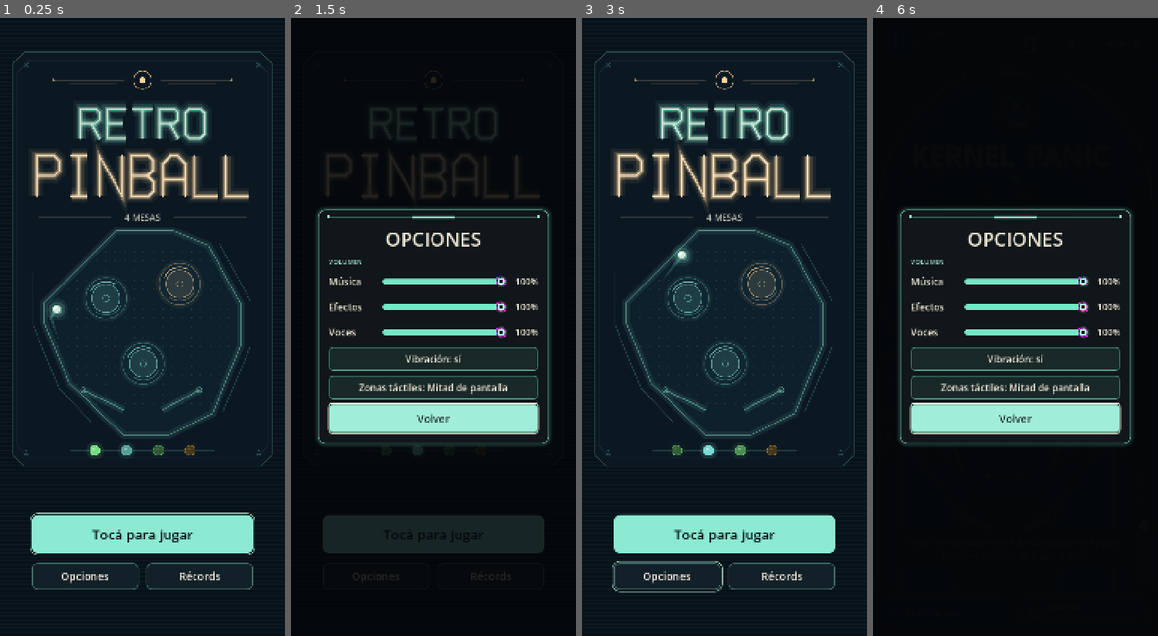
Above: before the commit, frames 1-4 (left to right).
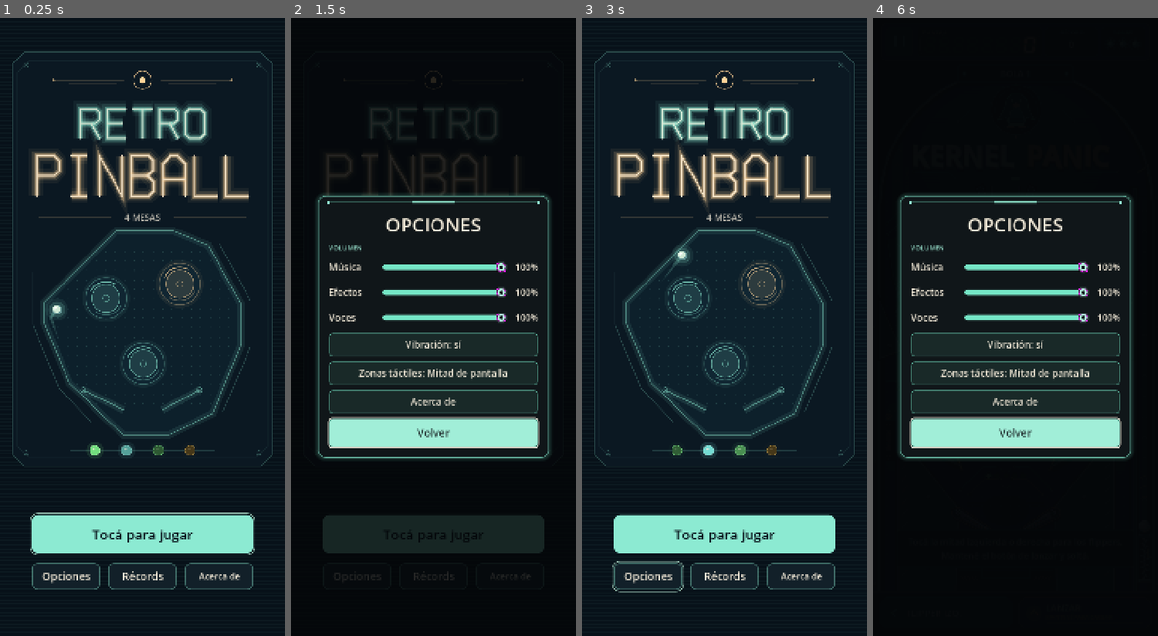
Above: after the commit, the same moments.

Repository: pasaporteN25/RetroPainball
Game: Godot game, scene res://scenes/title.tscn
The game is run twice, just before and just after one commit, with the same random seed, the same clock (stepped at 60 frames per second) and the same inputs.
Inputs (mouse positions are in pixels of both pictures, inside the frame that each line leads up to):
- Up to frame 1 (0.25 s): no input
- Up to frame 2 (1.5 s): click "Opciones" at 0.5 s; click "Récords" at 1.25 s
- Up to frame 3 (3 s): click (801, 574) at 2 s, where only the run after the commit has a clickable "Acerca de"; click "Volver" at 2.75 s
- Up to frame 4 (6 s): click "Tocá para jugar" at 3.5 s; click "Kernel Panic" at 4.25 s; click (898, 42) at 5 s; click "Opciones" at 5.75 s

The runs differ from the first frame. In frame 1, 0.7% of the frame differs, in the area x 14-85%, y 88-93%; in frame 2, 13%, in the area x 8-92%, y 28-91%; in frame 3, 0.8%; in frame 4, 12%.

Commit message:
Agregar pantalla Acerca de (F6)
Pantalla nueva (scenes/about.tscn, scripts/ui/about_screen.gd) que se abre
desde Opciones y desde el título: versión leída de application/config/version,
"Hecho por", botones de código fuente, issues y política de privacidad,
créditos desde resources/credits.json y avisos de Godot (licencia y copyright
de las bibliotecas). Atrás de Android/Esc la cierra sin salir de la pantalla
de origen. tools/release.ps1 mantiene config/version igual a version/name.
Nombre y licencia del código quedan como decisión pendiente (PLAN_BETA #2 y #3).

Co-Authored-By: Claude Sonnet 5.5 <noreply@anthropic.com>

Diff:
--- a/project.godot
+++ b/project.godot
@@ -11,6 +11,7 @@
 [application]
 
 config/name="Retro Pinball"
+config/version="0.9.0"
 config/description="Pinball para Android con mesas temáticas."
 run/main_scene="res://scenes/title.tscn"
 config/quit_on_go_back=false
--- /dev/null
+++ b/scenes/about.tscn
@@ -0,0 +1,6 @@
+[gd_scene format=3]
+
+[ext_resource type="Script" path="res://scripts/ui/about_screen.gd" id="1_about"]
+
+[node name="About" type="CanvasLayer"]
+script = ExtResource("1_about")
--- /dev/null
+++ b/scripts/ui/about_screen.gd
@@ -0,0 +1,284 @@
+extends CanvasLayer
+## Pantalla "Acerca de" (F6): versión, autoría, enlaces, créditos y avisos de Godot.
+## Se abre encima de Opciones o del título; cierra con Volver, Esc o el atrás de Android.
+
+signal closed
+
+const BackNav := preload("res://scripts/util/back_nav.gd")
+const Arcade := preload("res://scripts/ui/arcade_style.gd")
+const Screen := preload("res://scripts/util/screen.gd")
+const CREDITS_PATH := "res://resources/credits.json"
+const GAME_NAME := "Retro Pinball"
+# DECISIÓN PENDIENTE (PLAN_BETA #2): cómo aparece el nombre en "Hecho por" y si va un contacto (sin mail).
+const AUTHOR_NAME := "Lucas"
+# DECISIÓN PENDIENTE (PLAN_BETA #3): licencia del código (MIT, GPL-3.0 o reservada).
+# TODO: cuando Lucas decida, crear LICENSE y mostrar la licencia acá. Hoy no se muestra ninguna.
+const SOURCE_URL := "https://github.com/pasaporteN25/RetroPainball"
+const ISSUES_URL := SOURCE_URL + "/issues"
+const PRIVACY_URL := SOURCE_URL + "/blob/master/docs/PRIVACY.md"
+const KIND_HEADINGS := {"art": "ARTE", "font": "TIPOGRAFÍAS", "music": "MÚSICA"}
+
+## Reemplazable en los tests para no abrir el navegador de verdad.
+var open_url: Callable = func(url: String) -> void: OS.shell_open(url)
+
+var _shade: ColorRect
+var _panel: PanelContainer
+var _palette: TableTheme
+var _title: Label
+var _scroll: ScrollContainer
+var _version_label: Label
+var _author_label: Label
+var _credits_box: VBoxContainer
+var _notices_box: VBoxContainer
+var _notices_toggle: Button
+var _back: Button
+var _buttons: Array[Button] = []
+var _labels: Array[Label] = []
+var _headings: Array[Label] = []
+var _notices_built := false
+
+
+func _ready() -> void:
+	layer = 22
+	_shade = ColorRect.new()
+	add_child(_shade)
+	_shade.set_anchors_and_offsets_preset(Control.PRESET_FULL_RECT)
+	var center := CenterContainer.new()
+	_shade.add_child(center)
+	center.set_anchors_and_offsets_preset(Control.PRESET_FULL_RECT)
+	Arcade.center_in_safe_area(center)
+	_panel = PanelContainer.new()
+	_panel.custom_minimum_size.x = 584
+	center.add_child(_panel)
+	get_viewport().size_changed.connect(_fit)
+	_panel.draw.connect(func() -> void: Arcade.draw_trim(_panel, _palette.menu_accent))
+	var column := VBoxContainer.new()
+	column.add_theme_constant_override("separation", 12)
+	_panel.add_child(column)
+	_title = _label(column, GAME_NAME.to_upper(), 40, HORIZONTAL_ALIGNMENT_CENTER)
+	_version_label = _label(column, "", 22, HORIZONTAL_ALIGNMENT_CENTER)
+	_version_label.name = "Version"
+	_scroll = ScrollContainer.new()
+	_scroll.horizontal_scroll_mode = ScrollContainer.SCROLL_MODE_DISABLED
+	_scroll.size_flags_vertical = Control.SIZE_EXPAND_FILL
+	column.add_child(_scroll)
+	var body := VBoxContainer.new()
+	body.add_theme_constant_override("separation", 10)
+	body.size_flags_horizontal = Control.SIZE_EXPAND_FILL
+	_scroll.add_child(body)
+	_heading(body, "HECHO POR")
+	_author_label = _label(body, AUTHOR_NAME, 26)
+	_author_label.name = "Author"
+	_heading(body, "ENLACES")
+	_link_button(body, "Código fuente", SOURCE_URL)
+	_link_button(body, "Reportar un problema", ISSUES_URL)
+	_link_button(body, "Política de privacidad", PRIVACY_URL)
+	_heading(body, "CRÉDITOS")
+	_credits_box = VBoxContainer.new()
+	_credits_box.name = "Credits"
+	_credits_box.add_theme_constant_override("separation", 4)
+	body.add_child(_credits_box)
+	_build_credits()
+	_heading(body, "HECHO CON GODOT ENGINE")
+	_notices_toggle = Button.new()
+	_notices_toggle.name = "GodotNotices"
+	_notices_toggle.custom_minimum_size = Vector2(0, 60)
+	_notices_toggle.add_theme_font_size_override("font_size", 22)
+	_notices_toggle.pressed.connect(_toggle_notices)
+	body.add_child(_notices_toggle)
+	_buttons.append(_notices_toggle)
+	_notices_box = VBoxContainer.new()
+	_notices_box.name = "GodotNoticesBox"
+	_notices_box.add_theme_constant_override("separation", 6)
+	_notices_box.hide()
+	body.add_child(_notices_box)
+	_back = Button.new()
+	_back.name = "Volver"
+	_back.text = "Volver"
+	_back.custom_minimum_size = Vector2(0, 72)
+	_back.add_theme_font_size_override("font_size", 27)
+	_back.pressed.connect(close)
+	column.add_child(_back)
+	_buttons.append(_back)
+	_wire_focus()
+	_apply_theme()
+	_refresh_notices_text()
+	_shade.hide()
+
+
+## Versión legible (la de application/config/version).
+static func version_text() -> String:
+	var version := str(ProjectSettings.get_setting("application/config/version", ""))
+	return version if not version.is_empty() else "sin versión"
+
+
+## Entradas de credits.json agrupadas por tipo.
+static func load_credits() -> Dictionary:
+	var grouped := {}
+	var file := FileAccess.open(CREDITS_PATH, FileAccess.READ)
+	if file == null:
+		return grouped
+	var parsed: Variant = JSON.parse_string(file.get_as_text())
+	if not parsed is Dictionary or not (parsed as Dictionary).get("entries") is Array:
+		return grouped
+	for entry: Variant in parsed["entries"]:
+		if entry is Dictionary:
+			var kind := str(entry.get("kind", ""))
+			if not grouped.has(kind):
+				grouped[kind] = []
+			grouped[kind].append(entry)
+	return grouped
+
+
+func is_open() -> bool:
+	return _shade.visible
+
+
+func open() -> void:
+	_apply_theme()
+	_fit()
+	_shade.show()
+	_scroll.scroll_vertical = 0
+	_back.grab_focus()
+
+
+func close() -> void:
+	if not _shade.visible:
+		return
+	_shade.hide()
+	closed.emit()
+
+
+func _unhandled_input(event: InputEvent) -> void:
+	if _shade.visible and BackNav.is_back_event(event):
+		get_viewport().set_input_as_handled()
+		go_back()
+
+
+func _notification(what: int) -> void:
+	if what == NOTIFICATION_WM_GO_BACK_REQUEST:
+		go_back()
+
+
+## Atrás: cierra Acerca de y vuelve a la pantalla anterior.
+func go_back() -> void:
+	if _shade.visible and BackNav.claim():
+		close()
+
+
+## Abre una URL con el navegador del sistema (en los tests se reemplaza `open_url`).
+func open_link(url: String) -> void:
+	open_url.call(url)
+
+
+func _fit() -> void:
+	if _panel == null:
+		return
+	Arcade.center_in_safe_area(_panel.get_parent())
+	var insets := Screen.safe_insets(get_viewport())
+	var available: float = get_viewport().get_visible_rect().size.y - insets.top - insets.bottom
+	_panel.custom_minimum_size.y = maxf(320.0, available - 24.0)
+
+
+func _label(parent: Control, text: String, font_size: int, align := HORIZONTAL_ALIGNMENT_LEFT) -> Label:
+	var label := Label.new()
+	label.text = text
+	label.horizontal_alignment = align
+	label.autowrap_mode = TextServer.AUTOWRAP_WORD_SMART
+	label.add_theme_font_size_override("font_size", font_size)
+	parent.add_child(label)
+	_labels.append(label)
+	return label
+
+
+func _heading(parent: Control, text: String, font_size := 17) -> void:
+	var label := _label(parent, text, font_size)
+	_labels.erase(label)
+	_headings.append(label)
+
+
+func _link_button(parent: Control, caption: String, url: String) -> void:
+	var button := Button.new()
+	button.name = caption.replace(" ", "")
+	button.text = caption
+	button.custom_minimum_size = Vector2(0, 60)
+	button.add_theme_font_size_override("font_size", 24)
+	button.pressed.connect(open_link.bind(url))
+	parent.add_child(button)
+	_buttons.append(button)
+
+
+func _build_credits() -> void:
+	var grouped := load_credits()
+	if grouped.is_empty():
+		_label(_credits_box, "No se pudo leer la lista de créditos.", 20)
+		return
+	var kinds: Array = KIND_HEADINGS.keys().filter(func(k: String) -> bool: return grouped.has(k))
+	for kind: String in grouped:
+		if not kinds.has(kind):
+			kinds.append(kind)
+	for kind: String in kinds:
+		_heading(_credits_box, KIND_HEADINGS.get(kind, kind.to_upper()), 18)
+		for entry: Dictionary in grouped[kind]:
+			var line := "%s — %s (%s)" % [entry.get("title", "?"), entry.get("author", "?"), entry.get("license", "?")]
+			_label(_credits_box, line, 19)
+
+
+func _toggle_notices() -> void:
+	_notices_box.visible = not _notices_box.visible
+	_refresh_notices_text()
+	if _notices_box.visible:
+		_build_notices()
+
+
+func _refresh_notices_text() -> void:
+	_notices_toggle.text = "Ocultar avisos de Godot" if _notices_box.visible else "Ver avisos de Godot"
+
+
+## Aviso MIT de Godot y copyright de las bibliotecas que trae (lo exige su licencia).
+func _build_notices() -> void:
+	if _notices_built:
+		return
+	_notices_built = true
+	_label(_notices_box, "Hecho con Godot Engine " + str(Engine.get_version_info().get("string", "")), 19)
+	_label(_notices_box, Engine.get_license_text(), 15)
+	for info: Dictionary in Engine.get_copyright_info():
+		var lines: Array[String] = [str(info.get("name", ""))]
+		for part: Dictionary in info.get("parts", []):
+			lines.append("© " + "; ".join(PackedStringArray(part.get("copyright", []))) + " — " + str(part.get("license", "")))
+		_label(_notices_box, "\n".join(PackedStringArray(lines)), 14)
+	_apply_theme()
+
+
+func _wire_focus() -> void:
+	for button in _buttons:
+		Arcade.enable_pad_accept(button)
+	for i in _buttons.size():
+		var control := _buttons[i]
+		control.focus_previous = control.get_path_to(_buttons[posmod(i - 1, _buttons.size())])
+		control.focus_next = control.get_path_to(_buttons[(i + 1) % _buttons.size()])
+		control.focus_neighbor_top = control.focus_previous
+		control.focus_neighbor_bottom = control.focus_next
+		control.focus_neighbor_left = NodePath(".")
+		control.focus_neighbor_right = NodePath(".")
+		control.focus_entered.connect(_scroll_to.bind(control))
+
+
+func _scroll_to(control: Control) -> void:
+	if control != _back:
+		_scroll.ensure_control_visible(control)
+
+
+func _apply_theme() -> void:
+	_palette = GameState.active_theme()
+	var accent := _palette.menu_accent
+	_version_label.text = "Versión " + version_text()
+	_shade.color = _palette.backdrop_color
+	Arcade.panel(_panel, _palette, accent, 28)
+	for label in _labels + _headings:
+		Arcade.font(label, _palette)
+		label.add_theme_color_override("font_color", _palette.text_color)
+	for label in _headings:
+		label.add_theme_color_override("font_color", accent.lightened(0.32))
+	for button in _buttons:
+		Arcade.button(button, _palette, accent, button == _back)
--- a/scripts/ui/options_menu.gd
+++ b/scripts/ui/options_menu.gd
@@ -5,6 +5,7 @@
 
 const BackNav := preload("res://scripts/util/back_nav.gd")
 const Arcade := preload("res://scripts/ui/arcade_style.gd")
+const ABOUT_SCENE := preload("res://scenes/about.tscn")
 const ZONE_LABELS := {"media": "Mitad de pantalla", "baja": "Zona baja"}
 const LANGUAGE_LABELS := {"es": "Español", "en": "English"}
 
@@ -20,6 +21,8 @@
 var _vibration: Button
 var _zone: Button
 var _language: Button
+var _about_button: Button
+var _about: CanvasLayer
 var _back: Button
 var _buttons: Array[Button] = []
 
@@ -55,6 +58,8 @@
 	_vibration = _toggle(column, "Vibración", _on_vibration)
 	_zone = _toggle(column, "Zonas táctiles", _on_zone)
 	_language = _toggle(column, "Idioma", _on_language)
+	_about_button = _toggle(column, "Acerca de", open_about)
+	_about_button.text = "Acerca de"
 	_back = Button.new()
 	_back.name = "Volver"
 	_back.text = "Volver"
@@ -64,7 +69,7 @@
 	column.add_child(_back)
 	# Sin traducciones cargadas (Q-05 pendiente) el botón no cambiaría nada: se oculta.
 	_language.visible = has_translations()
-	_buttons.assign([_vibration, _zone, _language, _back] if _language.visible else [_vibration, _zone, _back])
+	_buttons.assign([_vibration, _zone, _language, _about_button, _back] if _language.visible else [_vibration, _zone, _about_button, _back])
 	for button in _buttons:
 		Arcade.enable_pad_accept(button)
 	_focus_order.append_array(_buttons)
@@ -76,6 +81,10 @@
 		control.focus_neighbor_bottom = control.focus_next
 		control.focus_neighbor_left = NodePath(".")
 		control.focus_neighbor_right = NodePath(".")
+	_about = ABOUT_SCENE.instantiate()
+	_about.name = "AboutScreen"
+	_about.closed.connect(func() -> void: _about_button.grab_focus())
+	add_child(_about)
 	_apply_theme()
 	_shade.hide()
 
@@ -92,6 +101,12 @@
 	return _shade.visible
 
 
+## Abre Acerca de encima de las opciones.
+func open_about() -> void:
+	if _shade.visible:
+		_about.open()
+
+
 func open() -> void:
 	_apply_theme()
 	_refresh()
@@ -103,12 +118,13 @@
 	if not _shade.visible:
 		return
 	Settings.save_settings()
+	_about.close()
 	_shade.hide()
 	closed.emit()
 
 
 func _unhandled_input(event: InputEvent) -> void:
-	if _shade.visible and BackNav.is_back_event(event):
+	if _shade.visible and not _about.is_open() and BackNav.is_back_event(event):
 		get_viewport().set_input_as_handled()
 		go_back()
 
@@ -120,7 +136,7 @@
 
 ## Atrás: cierra las opciones y vuelve a la pantalla anterior.
 func go_back() -> void:
-	if _shade.visible and BackNav.claim():
+	if _shade.visible and not _about.is_open() and BackNav.claim():
 		close()
 
 
--- a/scripts/ui/title_screen.gd
+++ b/scripts/ui/title_screen.gd
@@ -6,6 +6,7 @@
 ## Atrás en el título: el primer atrás avisa y el segundo (dentro de EXIT_WINDOW segundos) cierra la app.
 const EXIT_WINDOW := 2.0
 const OptionsMenu := preload("res://scripts/ui/options_menu.gd")
+const ABOUT_SCENE := preload("res://scenes/about.tscn")
 const SELECT_SCENE := "res://scenes/table_select.tscn"
 const RECORDS_SCENE := "res://scenes/records.tscn"
 const TABLE_IDS := [GameState.KERNEL_PANIC, GameState.NAUTILUS, GameState.DRACULA, GameState.ALICIA]
@@ -65,6 +66,8 @@
 var _play: Button
 var _options_button: Button
 var _records_button: Button
+var _about_button: Button
+var _about: CanvasLayer
 var _options: CanvasLayer
 var _accents: Array[Color] = []
 var _insert_colors: Array[Color] = []
@@ -113,15 +116,26 @@
 	_options_button.pressed.connect(open_options)
 	_records_button = _make_button("Records", "Récords", 27)
 	_records_button.pressed.connect(_show_records)
+	_about_button = _make_button("About", "Acerca de", 22)
+	_about_button.pressed.connect(open_about)
 	_play.focus_neighbor_bottom = _play.get_path_to(_options_button)
 	_options_button.focus_neighbor_top = _options_button.get_path_to(_play)
 	_records_button.focus_neighbor_top = _records_button.get_path_to(_play)
+	_about_button.focus_neighbor_top = _about_button.get_path_to(_play)
 	_options_button.focus_neighbor_right = _options_button.get_path_to(_records_button)
 	_records_button.focus_neighbor_left = _records_button.get_path_to(_options_button)
+	_records_button.focus_neighbor_right = _records_button.get_path_to(_about_button)
+	_about_button.focus_neighbor_left = _about_button.get_path_to(_records_button)
 	_options = OptionsMenu.new()
 	_options.name = "OptionsMenu"
 	_options.closed.connect(_close_options)
 	add_child(_options)
+	_about = ABOUT_SCENE.instantiate()
+	_about.name = "AboutScreen"
+	_about.closed.connect(func() -> void:
+		set_process(true)
+		_about_button.grab_focus())
+	add_child(_about)
 	_exit_hint = Label.new()
 	_exit_hint.name = "ExitHint"
 	_exit_hint.text = "Tocá atrás otra vez para salir"
@@ -140,7 +154,7 @@
 
 
 func start() -> void:
-	if _leaving or _options.is_open():
+	if _leaving or _options.is_open() or _about.is_open():
 		return
 	_leaving = true
 	_transition.modulate.a = 0.0
@@ -168,8 +182,15 @@
 	_options_button.grab_focus()
 
 
+func open_about() -> void:
+	if _leaving or _options.is_open():
+		return
+	set_process(false)
+	_about.open()
+
+
 func _show_records() -> void:
-	if not _leaving and not _options.is_open():
+	if not _leaving and not _options.is_open() and not _about.is_open():
 		BackNav.records_return = BackNav.TITLE_SCENE
 		get_tree().change_scene_to_file(RECORDS_SCENE)
 
@@ -215,12 +236,14 @@
 	var width := minf(560.0, size.x - 80.0)
 	var gap := 20.0
 	_play.size = Vector2(width, 96)
-	_options_button.size = Vector2((width - gap) * 0.5, 68)
+	_options_button.size = Vector2((width - gap * 2.0) / 3.0, 68)
 	_records_button.size = _options_button.size
+	_about_button.size = _options_button.size
 	var row_x := (size.x - width) * 0.5
 	var row_y := bottom - clampf(available * 0.075, 38.0, 128.0) - _options_button.size.y
 	_options_button.position = Vector2(row_x, row_y)
 	_records_button.position = _options_button.position + Vector2(_options_button.size.x + gap, 0)
+	_about_button.position = _records_button.position + Vector2(_options_button.size.x + gap, 0)
 	_play.position = Vector2(row_x, row_y - 24.0 - _play.size.y)
 	var art_height := maxf(1.0, _play.position.y - top - 70.0)
 	_art_scale = minf(size.x / ART_SIZE.x, art_height / ART_SIZE.y)
@@ -258,10 +281,10 @@
 
 
 func _unhandled_input(event: InputEvent) -> void:
-	if event.is_action_pressed("ui_accept") and not _options.is_open():
+	if event.is_action_pressed("ui_accept") and not _options.is_open() and not _about.is_open():
 		get_viewport().set_input_as_handled()
 		start()
-	elif BackNav.is_back_event(event) and not _options.is_open():
+	elif BackNav.is_back_event(event) and not _options.is_open() and not _about.is_open():
 		get_viewport().set_input_as_handled()
 		go_back()
 
@@ -277,7 +300,7 @@
 
 ## Atrás en el título: doble atrás para salir de la app (con las opciones abiertas, ellas lo atienden).
 func go_back() -> void:
-	if _leaving or _options.is_open() or not BackNav.claim():
+	if _leaving or _options.is_open() or _about.is_open() or not BackNav.claim():
 		return
 	if exit_armed():
 		quit_app.call()
--- /dev/null
+++ b/tests/headless/about_screen.gd
@@ -0,0 +1,111 @@
+extends SceneTree
+## F6: pantalla Acerca de. Versión, créditos, avisos de Godot, enlaces, accesos desde Opciones y título,
+## y el botón atrás de Android.
+
+var failures := 0
+var scratch := "user://test_about_%d" % OS.get_process_id()
+var opened: Array[String] = []
+
+
+func _initialize() -> void:
+	_run.call_deferred()
+
+
+func _run() -> void:
+	var state := root.get_node("GameState")
+	var s := root.get_node("Settings")
+	state.save_directory = scratch
+	state.record_path = scratch.path_join("records.cfg")
+	s.path = scratch.path_join("settings.cfg")
+	s.load_settings()
+	var BackNav := load("res://scripts/util/back_nav.gd")
+	var About := load("res://scripts/ui/about_screen.gd")
+
+	var version := str(ProjectSettings.get_setting("application/config/version", ""))
+	_check(not version.is_empty(), "project.godot define application/config/version")
+	var presets := FileAccess.get_file_as_string("res://export_presets.cfg")
+	_check(presets.count('version/name="%s"' % version) == 2, "la versión coincide con los dos presets de exportación")
+
+	change_scene_to_file("res://scenes/title.tscn")
+	await scene_changed
+	var title := current_scene
+	var about = title.get_node("AboutScreen")
+	about.open_url = func(url: String) -> void: opened.append(url)
+	_check(not about.is_open(), "Acerca de arranca cerrada")
+	title._about_button.pressed.emit()
+	_check(about.is_open(), "el título abre Acerca de")
+	await process_frame
+	await process_frame
+	_check(about._version_label.text == "Versión " + version, "muestra la versión del proyecto")
+	_check(about._author_label.text == About.AUTHOR_NAME, "muestra el nombre de 'Hecho por'")
+	_check(root.get_visible_rect().encloses(about._panel.get_global_rect()), "entra en la pantalla")
+	_check(about._back.has_focus(), "Volver recibe el foco al abrir")
+
+	var entries: Array = JSON.parse_string(FileAccess.get_file_as_string("res://resources/credits.json"))["entries"]
+	var all_text := ""
+	for node in about._credits_box.get_children():
+		if node is Label:
+			all_text += node.text + "\n"
+	var missing := 0
+	for entry: Dictionary in entries:
+		if not all_text.contains(entry.title):
+			missing += 1
+	_check(entries.size() > 0 and missing == 0, "los %d créditos de credits.json aparecen" % entries.size())
+
+	_check(Engine.get_license_text().length() > 100, "Godot entrega su texto de licencia")
+	_check(Engine.get_copyright_info().size() > 0, "Godot entrega los avisos de copyright")
+	_check(about._notices_box.get_child_count() == 0 and not about._notices_box.visible, "los avisos de Godot empiezan ocultos")
+	about._notices_toggle.pressed.emit()
+	var notices := ""
+	for node in about._notices_box.get_children():
+		notices += (node as Label).text + "\n"
+	_check(about._notices_box.visible and notices.contains(Engine.get_license_text().substr(0, 40)), "el botón muestra la licencia de Godot")
+	_check(notices.contains(str(Engine.get_copyright_info()[0].name)), "incluye el copyright de las bibliotecas")
+	about._notices_toggle.pressed.emit()
+	_check(not about._notices_box.visible, "el botón vuelve a ocultar los avisos")
+
+	for caption in ["Códigofuente", "Reportarunproblema", "Políticadeprivacidad"]:
+		(about._buttons.filter(func(b: Button) -> bool: return b.name == caption)[0] as Button).pressed.emit()
+	_check(opened == [About.SOURCE_URL, About.ISSUES_URL, About.PRIVACY_URL], "los tres botones abren su enlace")
+	_check(About.SOURCE_URL == "https://github.com/pasaporteN25/RetroPainball" and About.ISSUES_URL.ends_with("/issues")
+		and About.PRIVACY_URL.ends_with("docs/PRIVACY.md"), "los enlaces apuntan al repo")
+
+	title.propagate_notification(Node.NOTIFICATION_WM_GO_BACK_REQUEST)
+	_check(not about.is_open() and current_scene == title, "atrás cierra Acerca de sin salir del título")
+	_check(not title.exit_armed(), "ese atrás no arma la salida de la app")
+
+	BackNav.reset()
+	title.open_options()
+	var options = title._options
+	var from_options = options.get_node("AboutScreen")
+	from_options.open_url = about.open_url
+	options._about_button.pressed.emit()
+	_check(from_options.is_open() and options.is_open(), "Opciones abre Acerca de")
+	options.propagate_notification(Node.NOTIFICATION_WM_GO_BACK_REQUEST)
+	_check(not from_options.is_open() and options.is_open(), "atrás cierra solo Acerca de y deja las opciones")
+	BackNav.reset()
+	options.propagate_notification(Node.NOTIFICATION_WM_GO_BACK_REQUEST)
+	_check(not options.is_open(), "un segundo atrás cierra las opciones")
+
+	BackNav.reset()
+	title.open_about()
+	var event := InputEventAction.new()
+	event.action = &"ui_cancel"
+	event.pressed = true
+	root.push_input(event)
+	await process_frame
+	_check(not about.is_open() and not title.exit_armed(), "Esc también cierra Acerca de")
+
+	current_scene.free()
+	var dir := DirAccess.open(scratch)
+	if dir:
+		for file in dir.get_files(): dir.remove(file)
+		DirAccess.remove_absolute(ProjectSettings.globalize_path(scratch))
+	print("about_screen: %d fallas" % failures)
+	quit(1 if failures else 0)
+
+
+func _check(ok: bool, message: String) -> void:
+	print(("OK: " if ok else "FALLÓ: ") + message)
+	if not ok:
+		failures += 1
Not shown, added: scripts/ui/about_screen.gd.uid
Not shown, added: tests/headless/about_screen.gd.uid
Not shown, changed: tools/release.ps1
